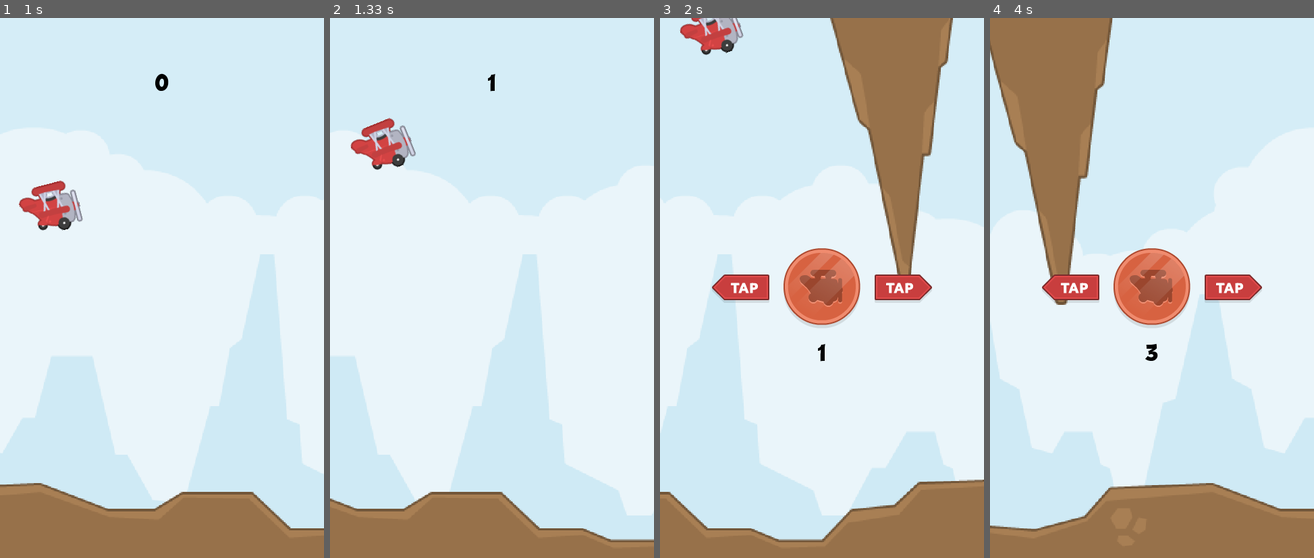
Above: before the commit, frames 1-4 (left to right).
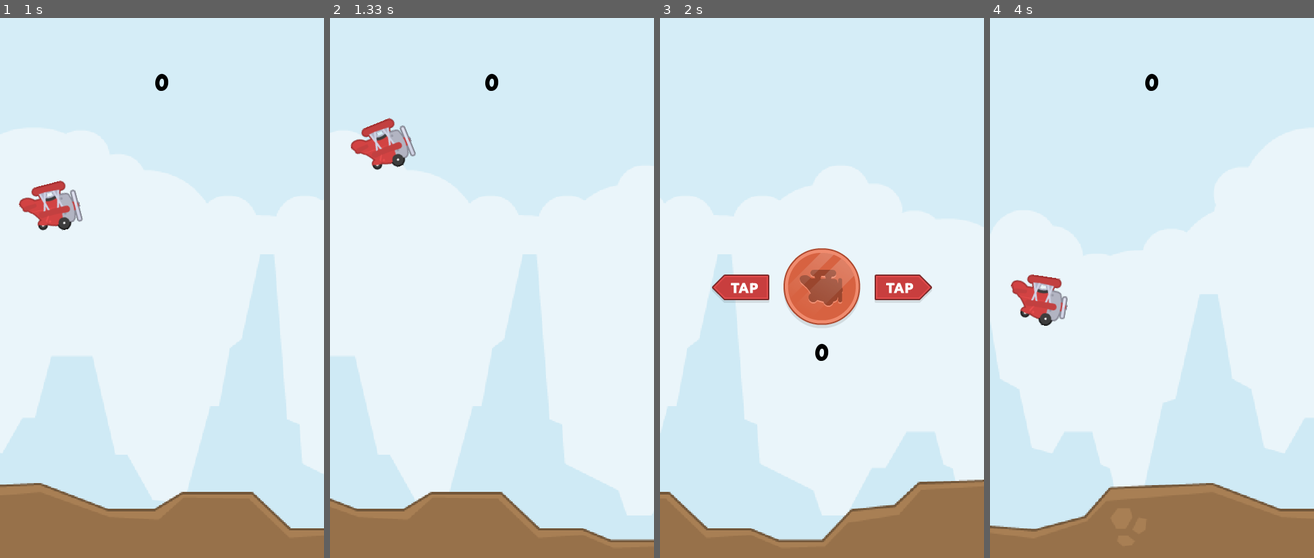
Above: after the commit, the same moments.

Repository: lubisz03/flappy_bird_clone_pygame
Game: pygame game, started from main.py
Same seed, same stepped clock (60 frames per second), same inputs: the game is played once before the commit and once after it.
Inputs:
- Up to frame 1 (1 s): tap Space at 0.33, 0.73 s
- Up to frame 2 (1.33 s): tap Space at 1.03, 1.23 s
- Up to frame 3 (2 s): tap Space at 1.57, 1.87 s
- Up to frame 4 (4 s): tap Space at 2.07, 2.37, 2.63, 2.97, 3.27, 3.4, 3.8 s

Frame 1 is identical in both runs. In frame 2, less than 0.1% of the frame differs, in the area x 47-53%, y 10-14%; in frame 3, 10%; in frame 4, 16%, in the area x 0-84%, y 0-64%.

Commit message:
beta version

Diff:
--- a/game.py
+++ b/game.py
@@ -7,7 +7,6 @@
 
 class Game:
     def __init__(self):
-
         # setup
         pygame.init()
         self.display_surface = pygame.display.set_mode(
@@ -30,14 +29,15 @@
         Ground([self.all_sprites, self.collision_sprites], self.scale_factor)
         self.plane = Plane(self.all_sprites, self.scale_factor / 1.7)
 
-        # timer
-        self.obstacle_timer = pygame.USEREVENT + 1
-        pygame.time.set_timer(self.obstacle_timer, 1400)
-
         # text
         self.font = pygame.font.Font(
             './graphics/font/BD_Cartoon_Shout.ttf', 30)
         self.score = 0
+
+        # timer
+        self.obstacle_timer = pygame.USEREVENT + 1
+        pygame.time.set_timer(self.obstacle_timer,
+                              int(1400 * 0.95**self.score))
 
         # menu
         self.menu_surf = pygame.image.load(
@@ -46,14 +46,28 @@
         self.menu_rect = self.menu_surf.get_rect(
             center=(WINDOW_WIDTH / 2, WINDOW_HEIGHT / 2))
 
+        # sound
+        self.bg_sound = pygame.mixer.Sound('./sounds/music.wav')
+        self.bg_sound.set_volume(0.1)
+        self.bg_sound.play(loops=-1)
+
     def collisions(self):
         if pygame.sprite.spritecollide(self.plane, self.collision_sprites, False, pygame.sprite.collide_mask)\
                 or self.plane.rect.top <= 0:
+            for sprite in self.collision_sprites.sprites():
+                if sprite.sprite_type == 'obstacle':
+                    sprite.kill()
             self.active = False
+            self.plane.kill()
 
     def display_score(self):
         if self.active:
-            self.score = pygame.time.get_ticks() // 1000
+            for sprite in self.collision_sprites.sprites():
+                if sprite.sprite_type == 'obstacle':
+                    if self.plane.rect.left > sprite.rect.right and not sprite.scored:
+                        self.score += 1
+                        sprite.scored = True
+            # self.score = pygame.time.get_ticks() // 1000
             y = WINDOW_HEIGHT / 10
         else:
             y = WINDOW_HEIGHT / 2 + (self.menu_rect.height / 1.5)
@@ -66,7 +80,6 @@
     def run(self):
         last_time = time.time()
         while True:
-
             # delta time
             dt = time.time() - last_time
             last_time = time.time()
@@ -81,17 +94,19 @@
                         if self.active:
                             self.plane.jump()
                         else:
+                            self.plane = Plane(
+                                self.all_sprites, self.scale_factor / 1.7)
                             self.active = True
-                if event.type == self.obstacle_timer:
+                            self.score = 0
+                if event.type == self.obstacle_timer and self.active:
                     Obstacle([self.all_sprites, self.collision_sprites],
                              self.scale_factor * 1.1)
 
             # game logic
             self.display_surface.fill('black')
-
             self.all_sprites.draw(self.display_surface)
             self.display_score()
-            self.all_sprites.update(dt)
+            self.all_sprites.update(dt, self.score)
 
             if self.active:
                 self.collisions()
--- a/sprites.py
+++ b/sprites.py
@@ -21,8 +21,8 @@
         self.rect = self.image.get_rect(topleft=(0, 0))
         self.pos = pygame.math.Vector2(self.rect.topleft)
 
-    def update(self, dt):
-        self.pos.x -= 300 * dt
+    def update(self, dt, score):
+        self.pos.x -= 300 * 1.02**score * dt
         if self.rect.centerx <= 0:
             self.pos.x = 0
         self.rect.x = round(self.pos.x)
@@ -31,6 +31,7 @@
 class Ground(pygame.sprite.Sprite):
     def __init__(self, groups, scale_factor):
         super().__init__(groups)
+        self.sprite_type = 'ground'
 
         # image
         ground_surf = pygame.image.load(
@@ -46,8 +47,8 @@
         # mask
         self.mask = pygame.mask.from_surface(self.image)
 
-    def update(self, dt):
-        self.pos.x -= 360 * dt
+    def update(self, dt, score):
+        self.pos.x -= 360 * 1.02**score * dt
         if self.rect.centerx <= 0:
             self.pos.x = 0
         self.rect.x = round(self.pos.x)
@@ -74,6 +75,10 @@
         # mask
         self.mask = pygame.mask.from_surface(self.image)
 
+        # sound
+        self.jump_sound = pygame.mixer.Sound('./sounds/jump.wav')
+        self.jump_sound.set_volume(0.3)
+
     def import_frames(self, scale_factor):
         self.frames = []
         for i in range(3):
@@ -89,6 +94,7 @@
         self.rect.y = round(self.pos.y)
 
     def jump(self):
+        self.jump_sound.play()
         self.direction = -350
 
     def animate(self, dt):
@@ -103,7 +109,7 @@
         self.image = rotated_plane
         self.mask = pygame.mask.from_surface(self.image)
 
-    def update(self, dt):
+    def update(self, dt, score):
         self.apply_gravity(dt)
         self.animate(dt)
         self.rotate()
@@ -112,6 +118,8 @@
 class Obstacle(pygame.sprite.Sprite):
     def __init__(self, groups, scale_factor):
         super().__init__(groups)
+        self.sprite_type = 'obstacle'
+        self.scored = False
 
         orientation = choice(('up', 'down'))
         surf = pygame.image.load(
@@ -135,8 +143,8 @@
         # mask
         self.mask = pygame.mask.from_surface(self.image)
 
-    def update(self, dt):
-        self.pos.x -= 400 * dt
+    def update(self, dt, score):
+        self.pos.x -= 400 * 1.02**score * dt
         self.rect.x = round(self.pos.x)
         if self.rect.right <= - 100:
             self.kill()
